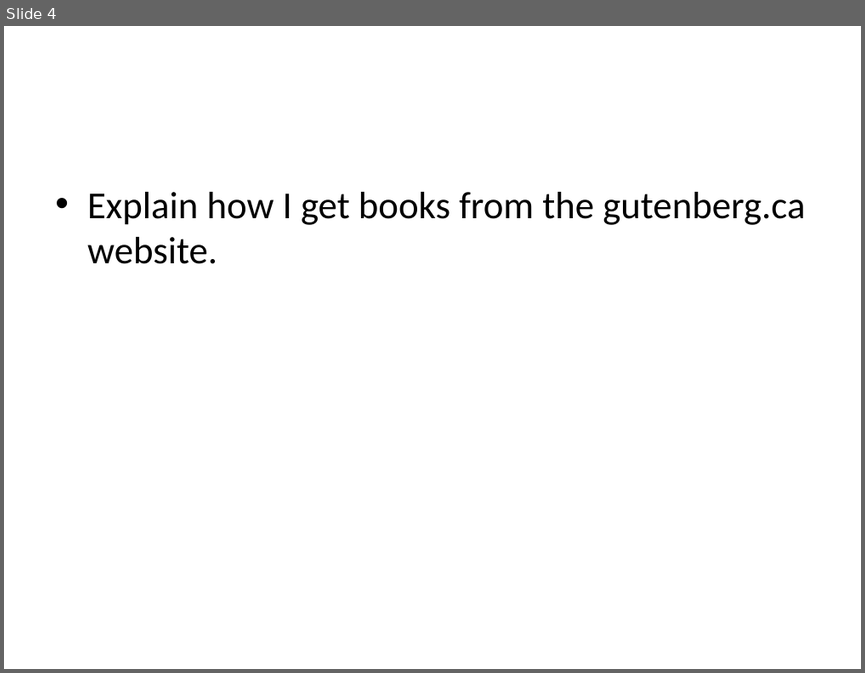
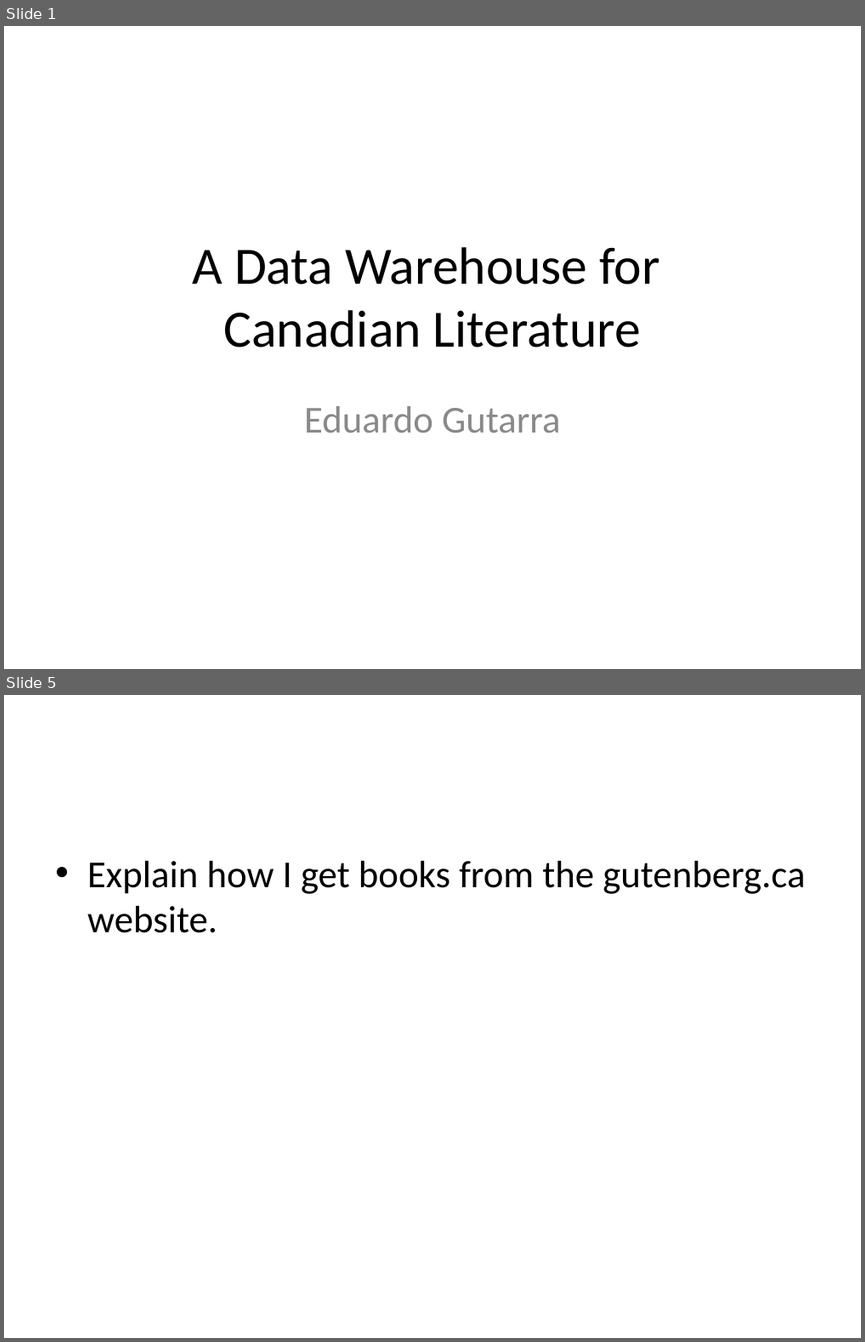
Before and after one commit to edvelezg/unb-dw, a slide deck: project/Presentation/Datawarehousing.ppt. Shown one above the other, each under a label of ours: slide 4 before the commit, slides 1 and 5 after it; the slides between them are not shown. The pictures are 865x673 and 865x1342 pixels, drawn with LibreOffice and Linux fonts; fonts in the diff are those of the drawing. Boxes give left, top, right and bottom in pixels: in the first picture for what was removed or moved away, otherwise in the second. Text is boxed around its words. In the diff, an @@ line names an element or a change of style, - is before the commit and + after.

```diff
--- a/project/Presentation/Datawarehousing.ppt
+++ b/project/Presentation/Datawarehousing.ppt
@@ slide 1 added at <box>4,26,861,669</box>, background #FFFFFF @@
@@ title added at <box>192,247,659,347</box>, 44 pt, text #000000 @@
+A Data Warehouse for
+Canadian Literature
@@ subtitle added at <box>304,406,561,432</box>, 32 pt, text #898989 @@
+Eduardo Gutarra
@@ what was slide 4 is now slide 5 @@
```
Also in this commit, not shown: 6 slides changed, 2 other slides added, 1 slide removed.
